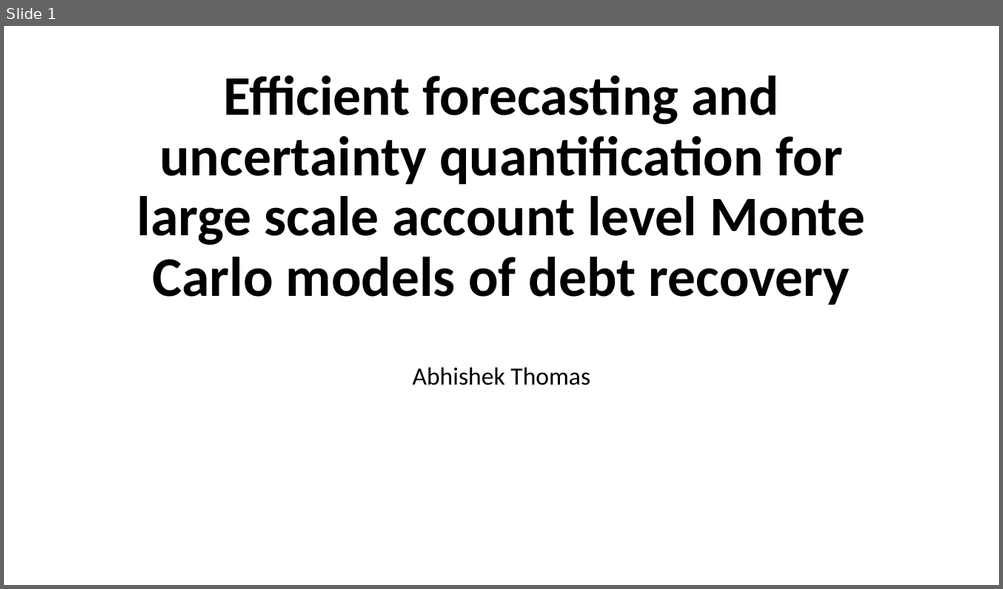
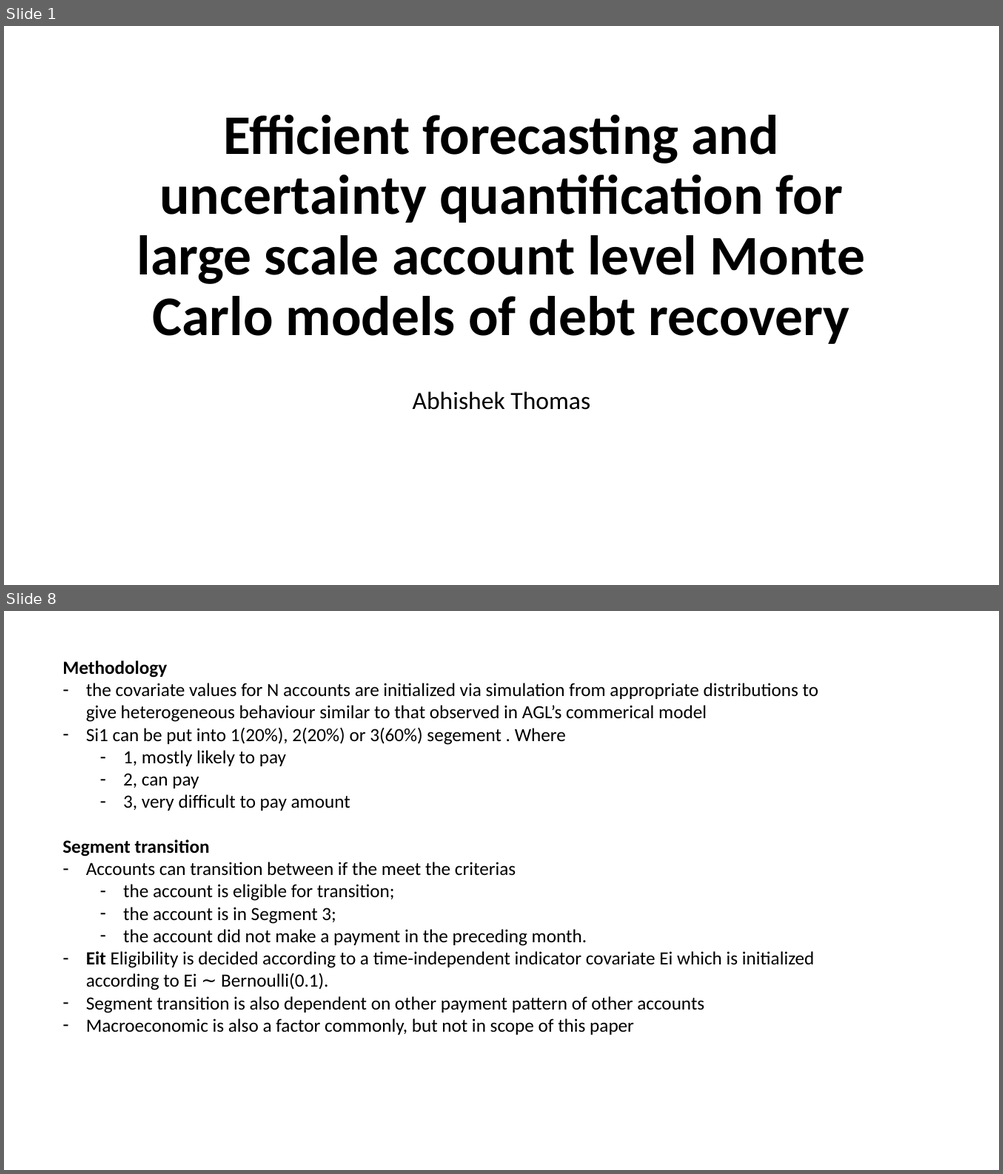
Before and after one commit to dcrey7/Interview-hackathons-assignment, a slide deck: Efficient forecasting and uncertainty quantification for large scale.pptx. Shown one above the other, each under a label of ours: slide 1 before the commit, slides 1 and 8 after it; the slides between them are not shown. The pictures are 1003x589 and 1003x1174 pixels, drawn with LibreOffice and Linux fonts; fonts in the diff are those of the drawing. Boxes give left, top, right and bottom in pixels: in the first picture for what was removed or moved away, otherwise in the second. Text is boxed around its words. In the diff, an @@ line names an element or a change of style, - is before the commit and + after.

```diff
--- a/Efficient forecasting and uncertainty quantification for large scale.pptx
+++ b/Efficient forecasting and uncertainty quantification for large scale.pptx
@@ slide 8 added at [4,611,999,1170], background #FFFFFF @@
@@ text added at [62,661,818,1035], 18 pt, text #000000 @@
+Methodology
+– the covariate values for N accounts are initialized via simulation from appropriate distributions to give heterogeneous behaviour similar to that observed in AGL’s commerical model
+– Si1 can be put into 1(20%), 2(20%) or 3(60%) segement . Where
+  – 1, mostly likely to pay
+  – 2, can pay
+  – 3, very difficult to pay amount
+Segment transition
+– Accounts can transition between if the meet the criterias
+  – the account is eligible for transition;
+  – the account is in Segment 3;
+  – the account did not make a payment in the preceding month.
+– Eit Eligibility is decided according to a time-independent indicator covariate Ei which is initialized according to Ei ∼ Bernoulli(0.1).
+– Segment transition is also dependent on other payment pattern of other accounts
+– Macroeconomic is also a factor commonly, but not in scope of this paper
@@ slide 1 changed as well @@
@@ title "Efficient forecasting and uncertainty quantification ...": place and size @@
-title "Efficient forecasting and uncertainty quantification ..." at [137,76,865,305]
+title "Efficient forecasting and uncertainty quantification ..." at [137,115,865,344]
@@ subtitle "Abhishek Thomas": place and size @@
-subtitle "Abhishek Thomas" at [412,367,590,386]
+subtitle "Abhishek Thomas" at [412,392,590,410]
```
Also in this commit, not shown: 1 other slide changed, 11 other slides added, 3 slides removed.
